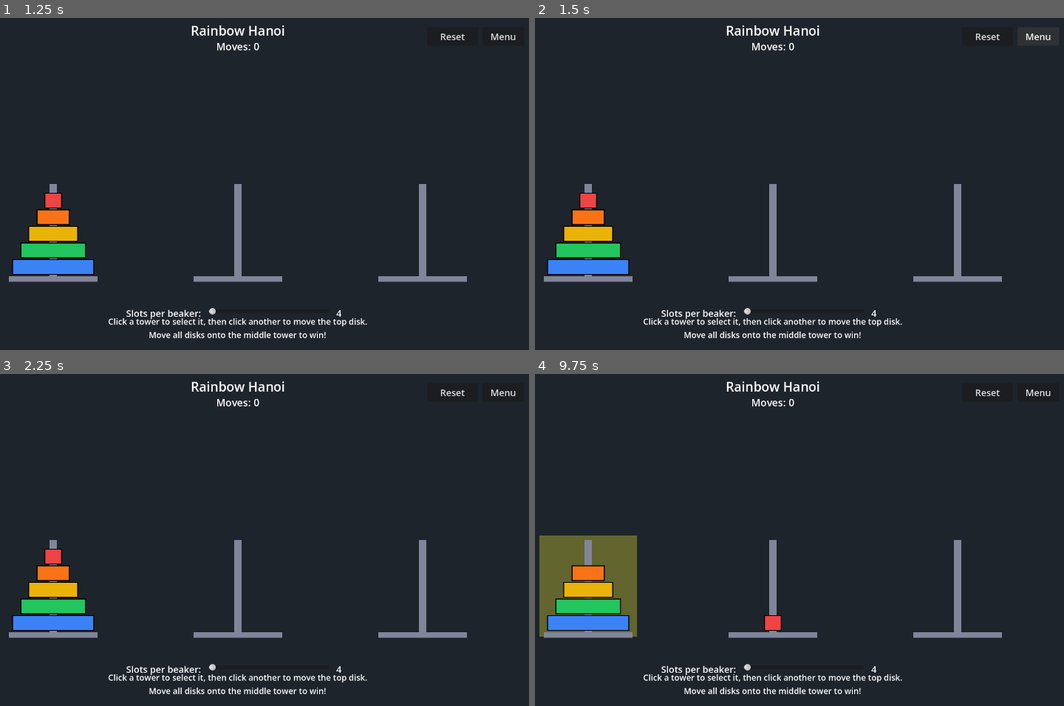
Above: before the commit, frames 1-4 (two rows, left to right).
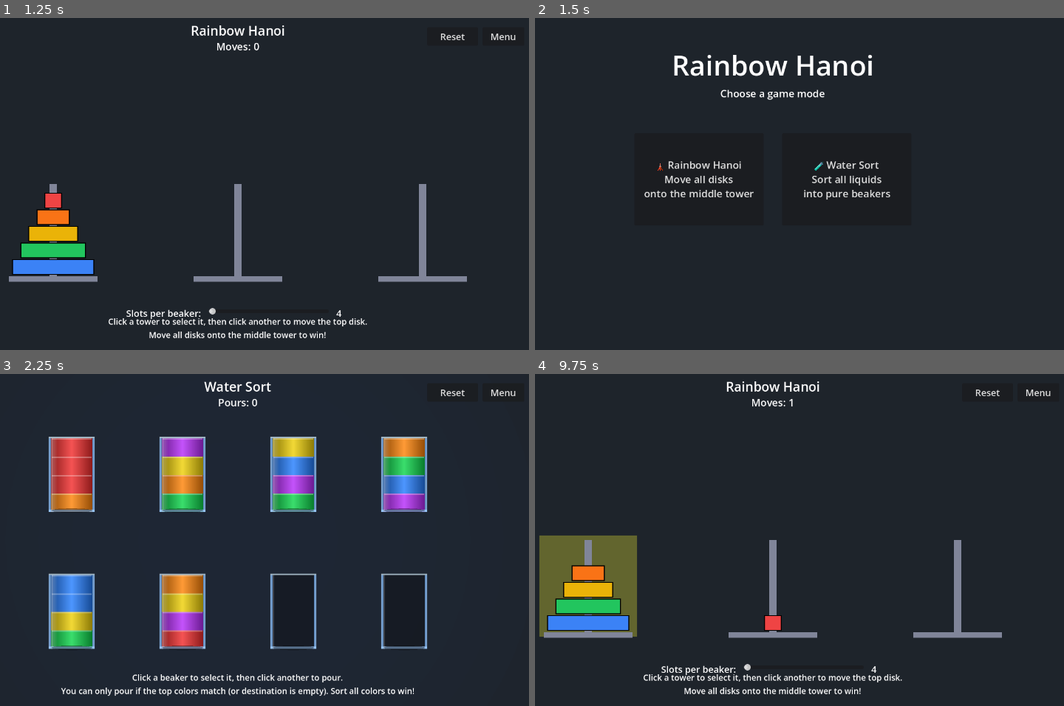
Above: after the commit, the same moments.

Repository: scholarsmate/rainbow-pour
Game: Godot game, scene res://scenes/menu.tscn
Two runs of this game, one before a commit and one after it. Both use one fixed random seed, a clock stepped at 60 frames per second and the inputs below.
Inputs (mouse positions are in pixels of both pictures, inside the frame that each line leads up to):
- Up to frame 1 (1.25 s): click "🗼 Rainbow Hanoi Move all disk…" at 0.5 s
- Up to frame 2 (1.5 s): click "Menu" at 1.25 s
- Up to frame 3 (2.25 s): click (312, 536) at 2 s, where only the run after the commit has a clickable "🧪 Water Sort Sort all liquids…"
- Up to frame 4 (9.75 s): click "Menu" at 2.75 s; click (698, 536) at 3.5 s, where only the run after the commit has a clickable "🗼 Rainbow Hanoi Move all disk…"; click "Reset" at 4.25 s; move the mouse to (905, 523) at 5.02 s; click (905, 523) at 5.17 s; move the mouse to (656, 556) at 5.77 s; click (656, 556) at 5.92 s; move the mouse to (831, 466) at 6.52 s; click (831, 466) at 6.67 s; move the mouse to (741, 606) at 7.27 s; click (741, 606) at 7.42 s; move the mouse to (947, 589) at 8.02 s; click (947, 589) at 8.17 s; move the mouse to (593, 490) at 8.77 s; click (593, 490) at 8.92 s; move the mouse to (804, 540) at 9.52 s; click (804, 540) at 9.67 s

Frame 1 is identical in both runs. In frame 2, 7.4% of the frame differs, in the area x 1-98%, y 2-97%; in frame 3, 17%, in the area x 1-89%, y 2-98%; in frame 4, less than 0.1%.

Commit message:
Move DepthRow into CanvasLayer for proper viewport layout
Controls that are direct children of a Node2D root get no layout
support. Moved DepthRow inside the UI CanvasLayer where it shares
the same viewport-relative coordinate space as the other UI nodes.

Diff:
--- a/scenes/hanoi.tscn
+++ b/scenes/hanoi.tscn
@@ -3,9 +3,7 @@
 [ext_resource type="Script" path="res://scripts/main.gd" id="1_main"]
 [ext_resource type="Script" path="res://scripts/hanoi.gd" id="2_hanoi"]
 
-[node name="Main" type="Control"]
-anchor_right = 1.0
-anchor_bottom = 1.0
+[node name="Main" type="Node2D"]
 script = ExtResource("1_main")
 move_label = "Moves"
 win_label = "moves"
@@ -87,7 +85,7 @@
 [connection signal="pressed" from="UI/ResetButton" to="." method="reset_game"]
 [connection signal="pressed" from="UI/MenuButton" to="." method="go_to_menu"]
 
-[node name="DepthRow" type="HBoxContainer" parent="."]
+[node name="DepthRow" type="HBoxContainer" parent="UI"]
 anchors_preset = 7
 anchor_left = 0.5
 anchor_top = 1.0
@@ -102,22 +100,22 @@
 alignment = 1
 theme_override_constants/separation = 16
 
-[node name="DepthLabel" type="Label" parent="DepthRow"]
+[node name="DepthLabel" type="Label" parent="UI/DepthRow"]
 theme_override_font_sizes/font_size = 20
 text = "Slots per beaker:"
 vertical_alignment = 1
 
-[node name="DepthSlider" type="HSlider" parent="DepthRow"]
+[node name="DepthSlider" type="HSlider" parent="UI/DepthRow"]
 custom_minimum_size = Vector2(260, 32)
 min_value = 4.0
 max_value = 10.0
 step = 1.0
 value = 4.0
 
-[node name="DepthValue" type="Label" parent="DepthRow"]
+[node name="DepthValue" type="Label" parent="UI/DepthRow"]
 custom_minimum_size = Vector2(28, 0)
 theme_override_font_sizes/font_size = 20
 text = "4"
 vertical_alignment = 1
 
-[connection signal="value_changed" from="DepthRow/DepthSlider" to="." method="_on_depth_changed"]
+[connection signal="value_changed" from="UI/DepthRow/DepthSlider" to="." method="_on_depth_changed"]
